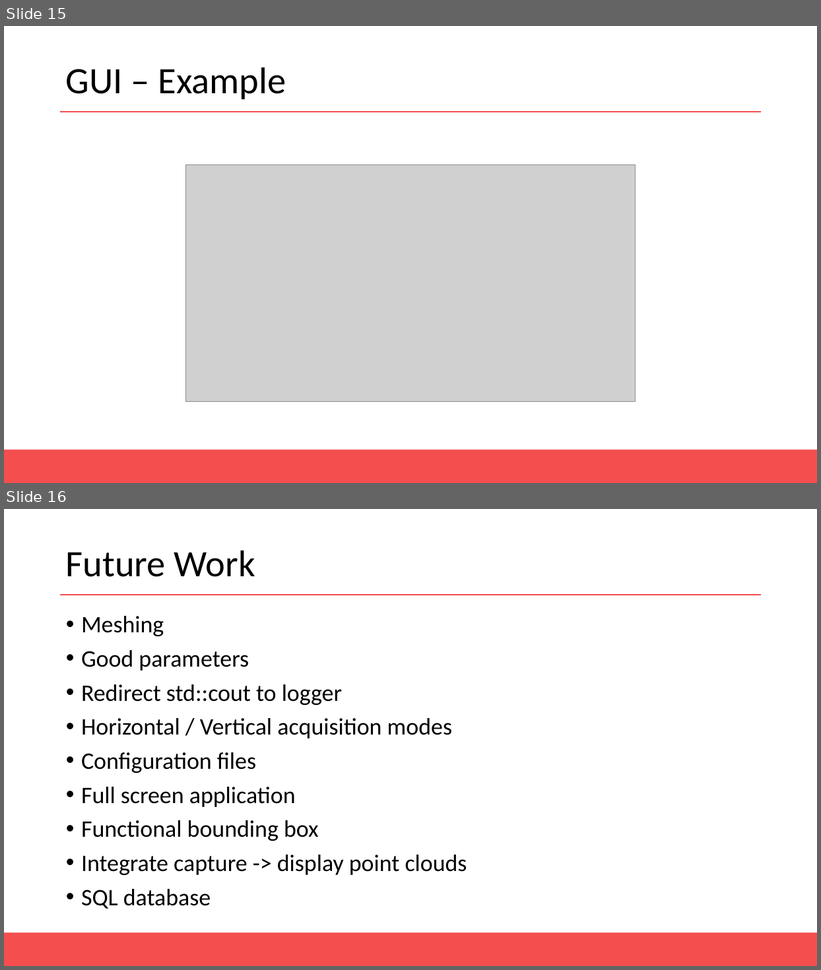
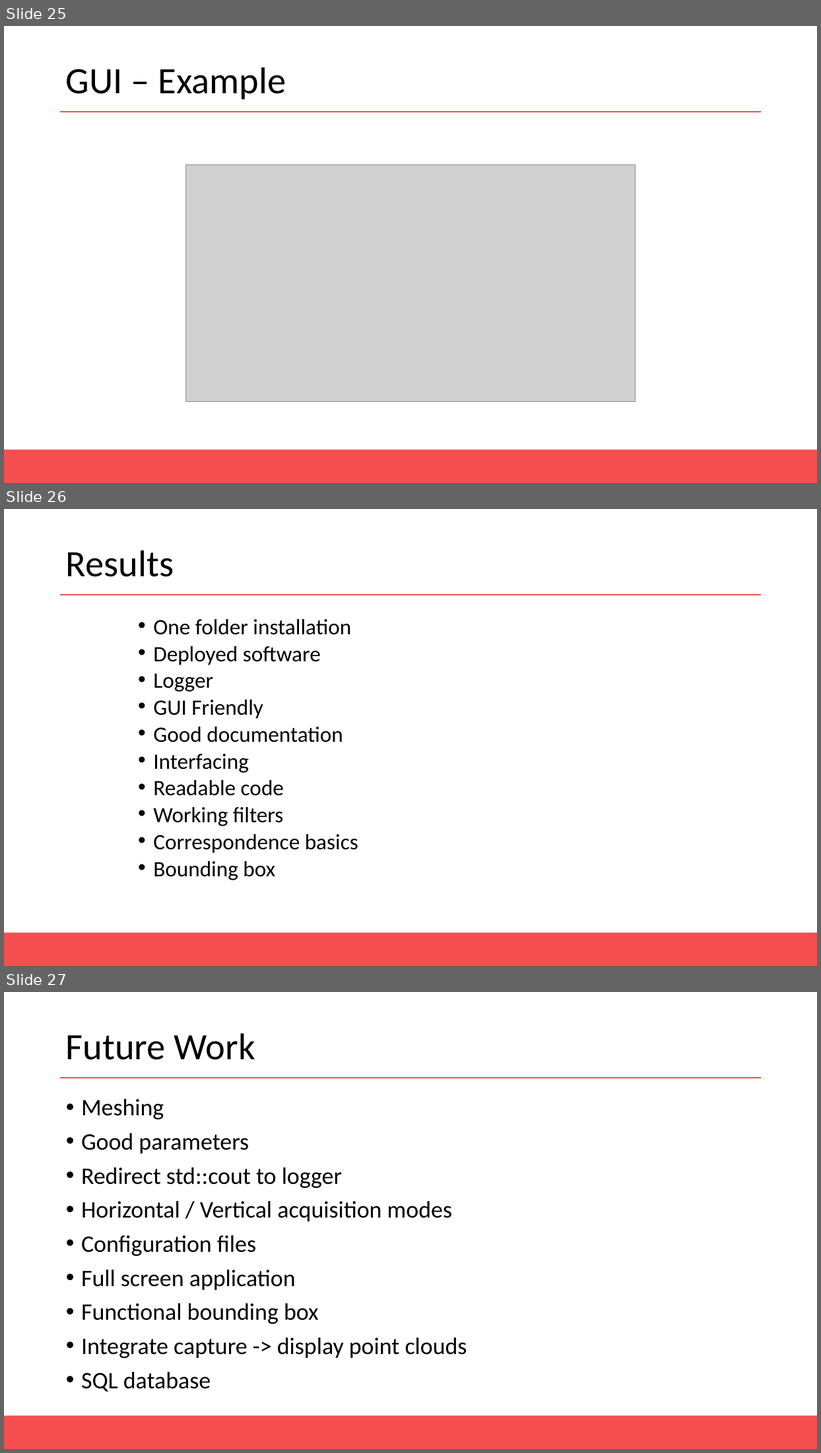
Before and after one commit to AntoineMerlet/3DScan, a slide deck: Presentation/MAGMA Presentation.pptx. Shown one above the other, each under a label of ours: slides 15 and 16 before the commit, slides 25, 26 and 27 after it. The pictures are 821x970 and 821x1453 pixels, drawn with LibreOffice and Linux fonts; fonts in the diff are those of the drawing; grey boxes stand for pictures. Boxes give left, top, right and bottom in pixels: in the first picture for what was removed or moved away, otherwise in the second. Text is boxed around its words. In the diff, an @@ line names an element or a change of style, - is before the commit and + after.

```diff
--- a/Presentation/MAGMA Presentation.pptx
+++ b/Presentation/MAGMA Presentation.pptx
@@ slide 26 added at (x1=4, y1=509, x2=817, y2=966), background #FFFFFF; not listed: 2 template elements that a slide beside it also shows @@
@@ title added at (x1=66, y1=550, x2=174, y2=577), 44 pt, text #000000 @@
+Results
@@ text added at (x1=153, y1=619, x2=358, y2=881), 25.9 pt, text #000000 @@
+• One folder installation
+• Deployed software
+• Logger
+• GUI Friendly
+• Good documentation
+• Interfacing
+• Readable code
+• Working filters
+• Correspondence basics
+• Bounding box
@@ what was slide 15 is now slide 25 @@
@@ what was slide 16 is now slide 27 @@
```
Also in this commit, not shown: 10 other slides added.
